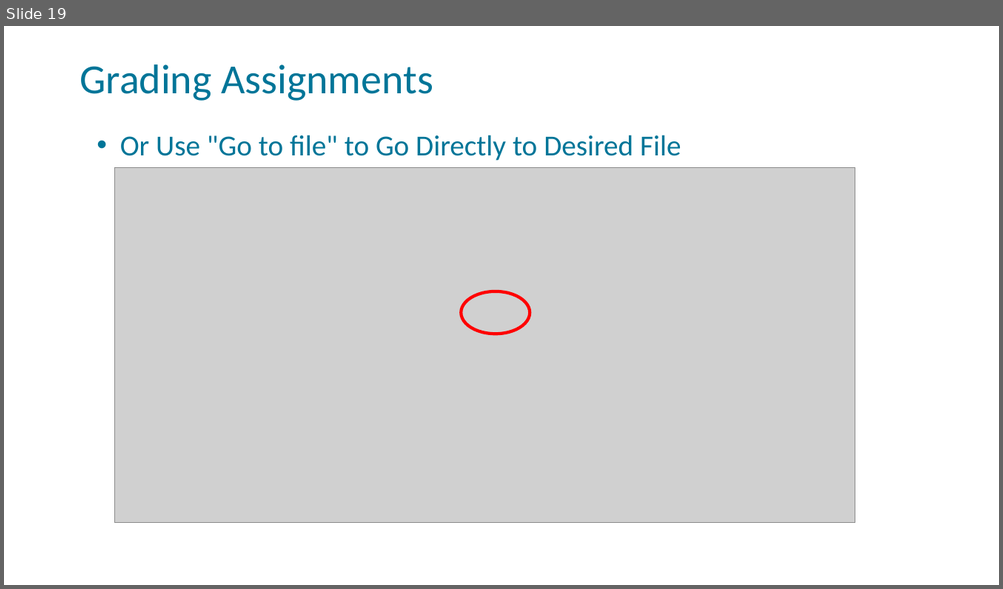
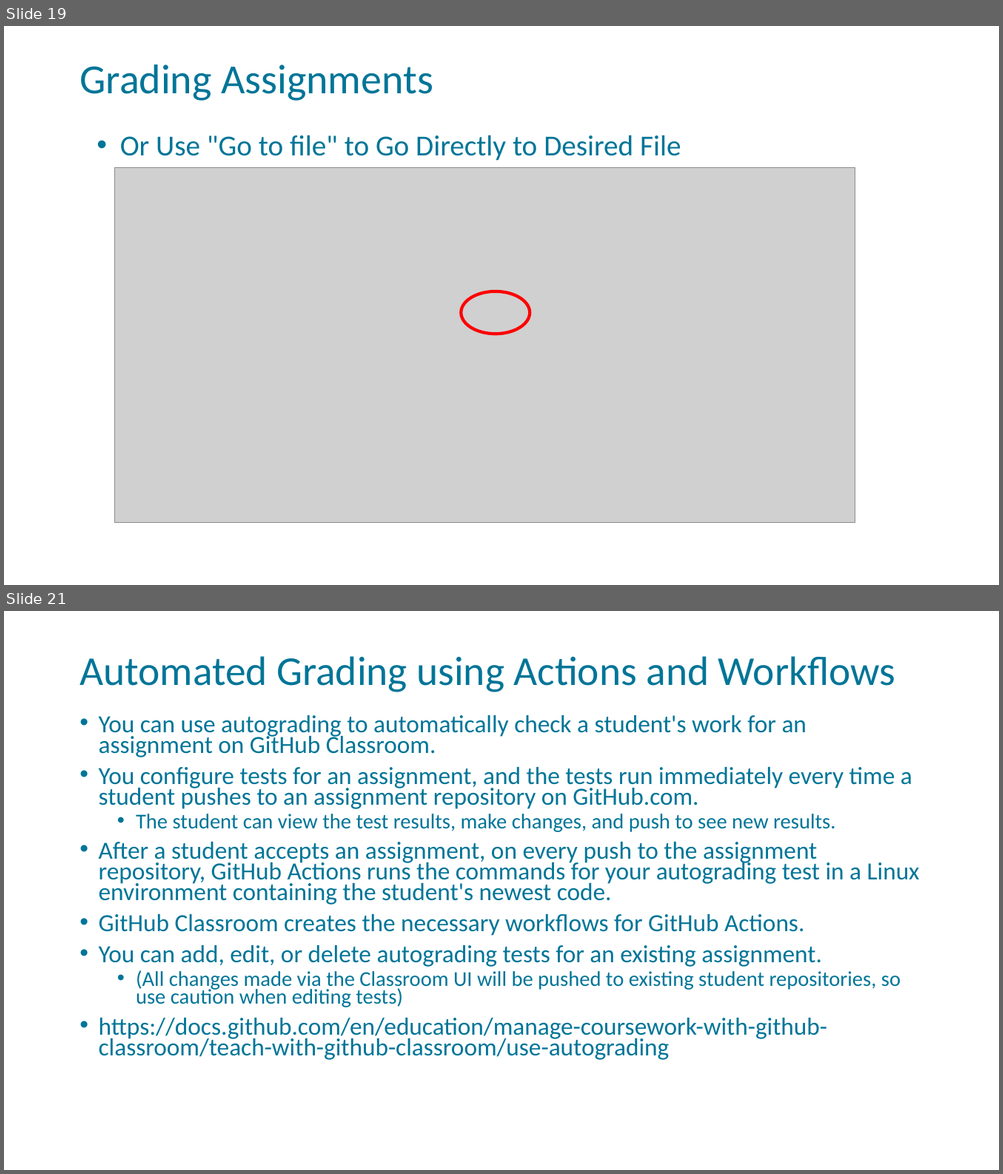
Before and after one commit to FSCJ-FacultyDev/HITEC2023, a slide deck: GitHubClassroom-Instructor.pptx. Shown one above the other, each under a label of ours: slide 19 before the commit, slides 19 and 21 after it; the slides between them are not shown. The pictures are 1003x589 and 1003x1174 pixels, drawn with LibreOffice and Linux fonts; fonts in the diff are those of the drawing; grey boxes stand for pictures; background and template pictures are left out. Boxes give left, top, right and bottom in pixels: in the first picture for what was removed or moved away, otherwise in the second. Text is boxed around its words. In the diff, an @@ line names an element or a change of style, - is before the commit and + after.

Commit message:
Correct slide presentation
previous upload did not contain most up to date version of instructor slides

```diff
--- a/GitHubClassroom-Instructor.pptx
+++ b/GitHubClassroom-Instructor.pptx
@@ slide 21 added at box(4, 611, 999, 1170), background picture (left out); not listed: 1 template element that a slide beside it also shows @@
@@ title added at box(79, 656, 896, 692), 39.6 pt, text #007598 @@
+Automated Grading using Actions and Workflows
@@ text added at box(99, 715, 919, 1060), 23.8 pt, text #007598 @@
+• You can use autograding to automatically check a student's work for an assignment on GitHub Classroom.
+• You configure tests for an assignment, and the tests run immediately every time a student pushes to an assignment repository on GitHub.com.
+  • The student can view the test results, make changes, and push to see new results.
+• After a student accepts an assignment, on every push to the assignment repository, GitHub Actions runs the commands for your autograding test in a Linux environment containing the student's newest code.
+• GitHub Classroom creates the necessary workflows for GitHub Actions.
+• You can add, edit, or delete autograding tests for an existing assignment.
+  • (All changes made via the Classroom UI will be pushed to existing student repositories, so use caution when editing tests)
+• https://docs.github.com/en/education/manage-coursework-with-github-classroom/teach-with-github-classroom/use-autograding
```
Also in this commit, not shown: 2 slides changed, 15 other slides added.
